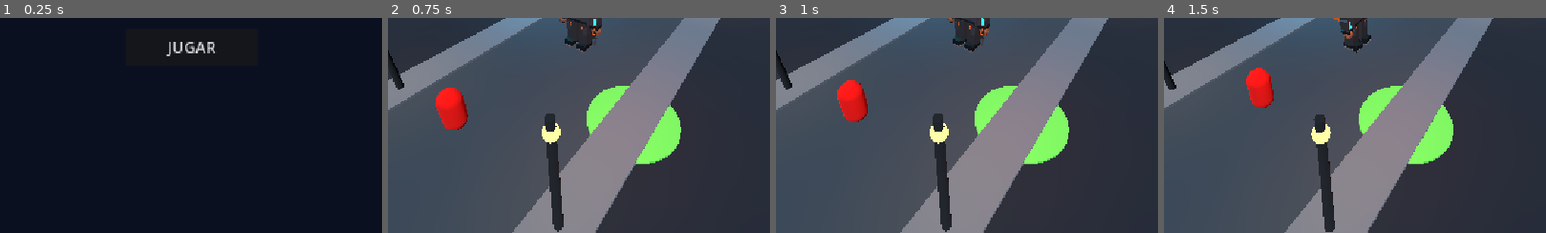
Above: before the commit, frames 1-4 (left to right).
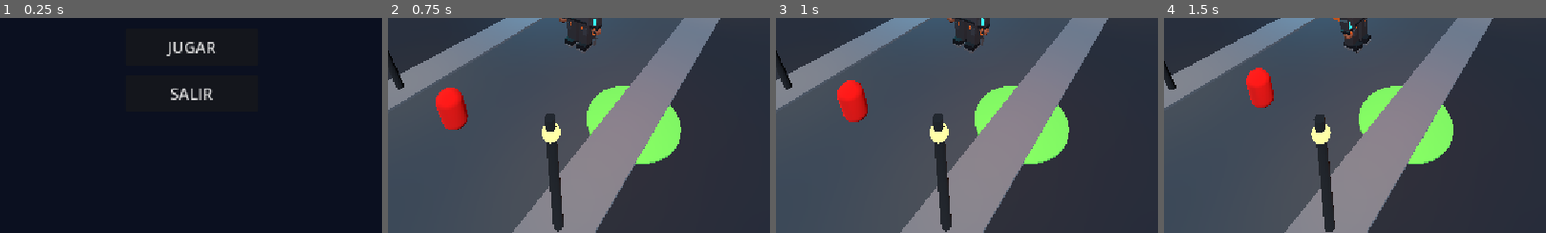
Above: after the commit, the same moments.

Repository: luismedinadl/la-ultima-ruta
Game: Godot game, scene res://scenes/ui/main_menu.tscn
The game is run twice, just before and just after one commit, with the same random seed, the same clock (stepped at 60 frames per second) and the same inputs.
Inputs:
- Up to frame 1 (0.25 s): no input
- Up to frame 2 (0.75 s): click "JUGAR" at 0.5 s
- Up to frame 3 (1 s): no input
- Up to frame 4 (1.5 s): hold D (move_right) from 1.28 s (still down); tap Space (attack) at 1.35 s
The pictures show only the part of the screen within x 25-75%, y 50-100%; the shares and areas given below are measured in that part.

The runs differ from the first frame. In frame 1, 0.4% of the frame differs, in the area x 44-56%, y 32-39%; in frame 2, nothing differs; in frame 3, nothing differs; in frame 4, nothing differs.

Commit message:
Opciones del menú principal

Diff:
--- a/scenes/ui/main_menu.gd
+++ b/scenes/ui/main_menu.gd
@@ -2,6 +2,10 @@
 
 func _ready() -> void:
 	$PlayButton.pressed.connect(_on_play_button_pressed)
+	$QuitButton.pressed.connect(_on_quit_button_pressed)
 
 func _on_play_button_pressed() -> void:
 	get_tree().change_scene_to_file("res://scenes/levels/level_01.tscn")
+
+func _on_quit_button_pressed() -> void:
+	get_tree().quit()
--- a/scenes/ui/main_menu.tscn
+++ b/scenes/ui/main_menu.tscn
@@ -35,3 +35,12 @@
 offset_bottom = 396.0
 theme_override_font_sizes/font_size = 24
 text = "JUGAR"
+
+[node name="QuitButton" type="Button" parent="." unique_id=1934192213]
+layout_mode = 0
+offset_left = 476.0
+offset_top = 410.0
+offset_right = 676.0
+offset_bottom = 466.0
+theme_override_font_sizes/font_size = 24
+text = "SALIR"
